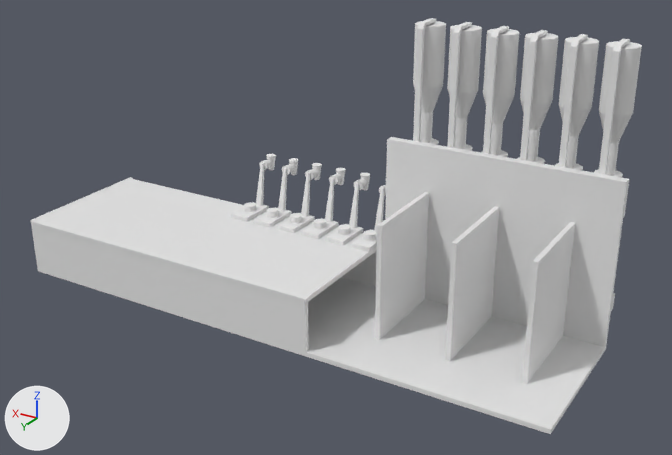
The Blender file cad/barbot.blend, before and after one commit.
One viewpoint serves both versions: a 50 mm camera at (-0.445, 2.004, 1.141) aimed at (0.665, 0.154, 0.216). The lights are fixed; the arrows at lower left show +X, +Y and +Z.

The older version as bpy lines, for what is in view:
```python
ob_cube = bpy.data.objects.new('Cube', me_cube_001)
ob_cube.location = (0.062, -0.017, 0.457)
ob_cube.rotation_euler = (1.571, 0.0, 0.0)  # degrees (90, 0, 0)
ob_cube.scale = (0.0075, 0.16, 0.005)
ob_cube_001 = bpy.data.objects.new('Cube.001', me_cube_003)
ob_cube_001.location = (0.3, 0.2, -0.006)
ob_cube_001.scale = (0.3, 0.2, 0.006)
ob_opricservomountboards = bpy.data.objects.new('OpricServoMountBoards', me_cube_011)
ob_opricservomountboards.location = (0.109, 0.137, 0.15)
ob_opricservomountboards.scale = (0.006, 0.125, 0.15)
ob_opticbackborad = bpy.data.objects.new('OpticBackBorad', me_cube_002)
ob_opticbackborad.location = (0.3, 0.006, 0.21)
ob_opticbackborad.scale = (0.3, 0.006, 0.21)
ob_rail = bpy.data.objects.new('Rail', me_cube)
ob_rail.location = (0.75, -0.01, 0.11)
ob_rail.scale = (0.75, 0.01, 0.02)
ob_rightboxbackboard = bpy.data.objects.new('RightBoxBackBoard', me_cube_008)
ob_rightboxbackboard.location = (1.05, 0.394, 0.065)
ob_rightboxbackboard.scale = (0.45, 0.006, 0.065)
ob_rightboxbaseboard = bpy.data.objects.new('RightBoxBaseBoard', me_cube_005)
ob_rightboxbaseboard.location = (1.05, 0.2, -0.006)
ob_rightboxbaseboard.scale = (0.45, 0.2, 0.006)
ob_rightboxfrontboard = bpy.data.objects.new('RightBoxFrontBoard', me_cube_006)
ob_rightboxfrontboard.location = (1.05, 0.006, 0.065)
ob_rightboxfrontboard.scale = (0.45, 0.006, 0.065)
ob_rightboxtopboard = bpy.data.objects.new('RightBoxTopBoard', me_cube_007)
ob_rightboxtopboard.location = (1.05, 0.2, 0.135)
ob_rightboxtopboard.scale = (0.45, 0.2, 0.006)
# also in view: 'CO2Tap' at (0.821, 0.007, 0.211)
```
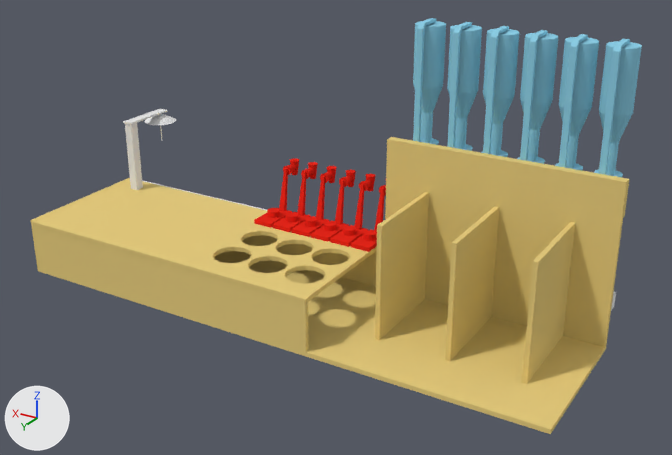
Edits to the bpy script that builds the scene:
```text
Change me_cube_008:
    where me_cube_008.from_pydata(...)  # 8 vertices, 6 faces; spans x -1.0..1.0, y -1.0..1.0, z -1.0..1.0
    add me_cube_008.materials.append(mat_ply)  # yellow #e7cd7f
Change me_cube_007:
    used by ob_rightboxtopboard; location = (1.05, 0.2, 0.135); scale = (0.45, 0.2, 0.006)
    remove me_cube_007.from_pydata(...)  # 8 vertices, 6 faces; spans x -1.0..1.0, y -1.0..1.0, z -1.0..1.0
    add me_cube_007.from_pydata(...)  # 152 vertices, 81 faces; spans x -1.0..1.0, y -1.0..1.0, z -1.0..1.0
    me_cube_007 part 1
    2 faces are deleted
    72 vertices are added at x -0.95..-0.24, y -0.4..0.7, z -1.0
    72 new vertices lie (0.0, 0.0, 2.0) away from vertices in x -0.95..-0.24, y -0.4..0.7, z -1.0
    77 new faces join them
    me_cube_007 part 2: 4 faces spanning x -1.0..1.0, y -1.0..1.0, z -1.0..1.0 switch from no material to mat_ply (yellow #e7cd7f)
Change me_cube_006:
    where me_cube_006.from_pydata(...)  # 8 vertices, 6 faces; spans x -1.0..1.0, y -1.0..1.0, z -1.0..1.0
    add me_cube_006.materials.append(mat_ply)  # yellow #e7cd7f
Change me_cube_005:
    where me_cube_005.from_pydata(...)  # 8 vertices, 6 faces; spans x -1.0..1.0, y -1.0..1.0, z -1.0..1.0
    add me_cube_005.materials.append(mat_ply)  # yellow #e7cd7f
Change me_cube_011:
    where me_cube_011.from_pydata(...)  # 8 vertices, 6 faces; spans x -1.0..1.0, y -1.0..1.0, z -1.0..1.0
    add me_cube_011.materials.append(mat_ply)  # yellow #e7cd7f
Change me_cube_002:
    where me_cube_002.from_pydata(...)  # 8 vertices, 6 faces; spans x -1.0..1.0, y -1.0..1.0, z -1.0..1.0
    add me_cube_002.materials.append(mat_ply)  # yellow #e7cd7f
Change me_cube_003:
    where me_cube_003.from_pydata(...)  # 8 vertices, 6 faces; spans x -1.0..1.0, y -1.0..1.0, z -1.0..1.0
    add me_cube_003.materials.append(mat_ply)  # yellow #e7cd7f
Change me_cube_001:
    where me_cube_001.from_pydata(...)  # 296 vertices, 232 faces; spans x -5.0..5.0, y -1.1..1.6, z -1.0..18.1
    remove me_cube_001.materials.append(mat_material_001)  # white #e7e7e7
    add me_cube_001.materials.append(mat_tapplastic_001)  # cyan #8dcfe7
Change me_cube_012:
    where me_cube_012.from_pydata(...)  # 212 vertices, 118 faces; spans x -1.0..1.0, y -2.4..1.0, z -1.0..22.7
    remove me_cube_012.materials.append(mat_material)  # white #e7e7e7
    add me_cube_012.materials.append(mat_tapplastic)  # red #e7271b
Remove ob_rail:
    ob_rail = bpy.data.objects.new('Rail', me_cube)
Change ob_co2tap:
    where _m = ob_co2tap.modifiers.new('Array', 'ARRAY')
    _m.constant_offset_displace: (0.8, 0.0, 0.0) -> (0.218, 0.0, 0.0)
Add ob_umbrelladropper:
    ob_umbrelladropper = bpy.data.objects.new('UmbrellaDropper', me_cone)  # a box spanning x -0.24..0.29, y 2.36..2.88, z -5.25..-0.03; a box spanning x -0.29..0.34, y -0.4..2.93, z -0.03..0.07; in mat_material_001 (white #e7e7e7)
    ob_umbrelladropper.location = (1.424, -0.071, 0.348)
    ob_umbrelladropper.scale = (0.0479, 0.0479, 0.0479)
Add ob_rail_001:
    ob_rail_001 = bpy.data.objects.new('Rail.001', me_cube_013)  # 50 vertices, 48 faces; spans x -0.47..0.47, y -1.01..0.99, z -0.91..1.09
    ob_rail_001.location = (0.75, -0.016, 0.108)
    ob_rail_001.scale = (1.6, 0.012, 0.02)
Add ob_umbrelladropper_001:
    ob_umbrelladropper_001 = bpy.data.objects.new('UmbrellaDropper.001', me_cone_001)  # 57 vertices, 47 faces; spans x -1.0..1.0, y -1.0..1.0, z -1.92..0.08; in mat_material_001 (white #e7e7e7)
    ob_umbrelladropper_001.location = (1.424, -0.071, 0.348)
    ob_umbrelladropper_001.scale = (0.0479, 0.0479, 0.0479)
```

Location of each change, (x1, y1, x2, y2) in pixels of the pictures (672 x 455 px):
'OpticBackBorad', recoloured (white to yellow)
    both: (385, 138, 628, 347)
'Cube', recoloured (white to cyan)
    both: (413, 18, 642, 177)
'RightBoxTopBoard', reshaped
    before: (31, 179, 377, 304)
    after: (31, 180, 377, 304)
'Cube.001', recoloured (white to yellow)
    both: (306, 295, 606, 434)
'OpricServoMountBoards', recoloured (white to yellow)
    both: (375, 192, 575, 384)
'RightBoxBackBoard', recoloured (white to yellow)
    both: (32, 225, 309, 352)
'CO2Tap', recoloured, modifiers changed (white to red, 15% narrower)
    before: (231, 154, 386, 252)
    after: (254, 158, 386, 252)
'RightBoxBaseBoard', recoloured (white to yellow)
    both: (37, 251, 376, 356)
'RightBoxFrontBoard', recoloured (white to yellow)
    both: (242, 235, 377, 286)
'UmbrellaDropper', added
    after: (123, 109, 167, 190)
'UmbrellaDropper.001', added
    after: (144, 110, 176, 141)
'Rail.001', added
    after: (142, 180, 616, 311)
part 1 of me_cube_007, built on
    before: (31, 179, 377, 299)
    after: (31, 180, 377, 299)
part 2 of me_cube_007, recoloured (white to yellow)
    both: (31, 222, 377, 304)
